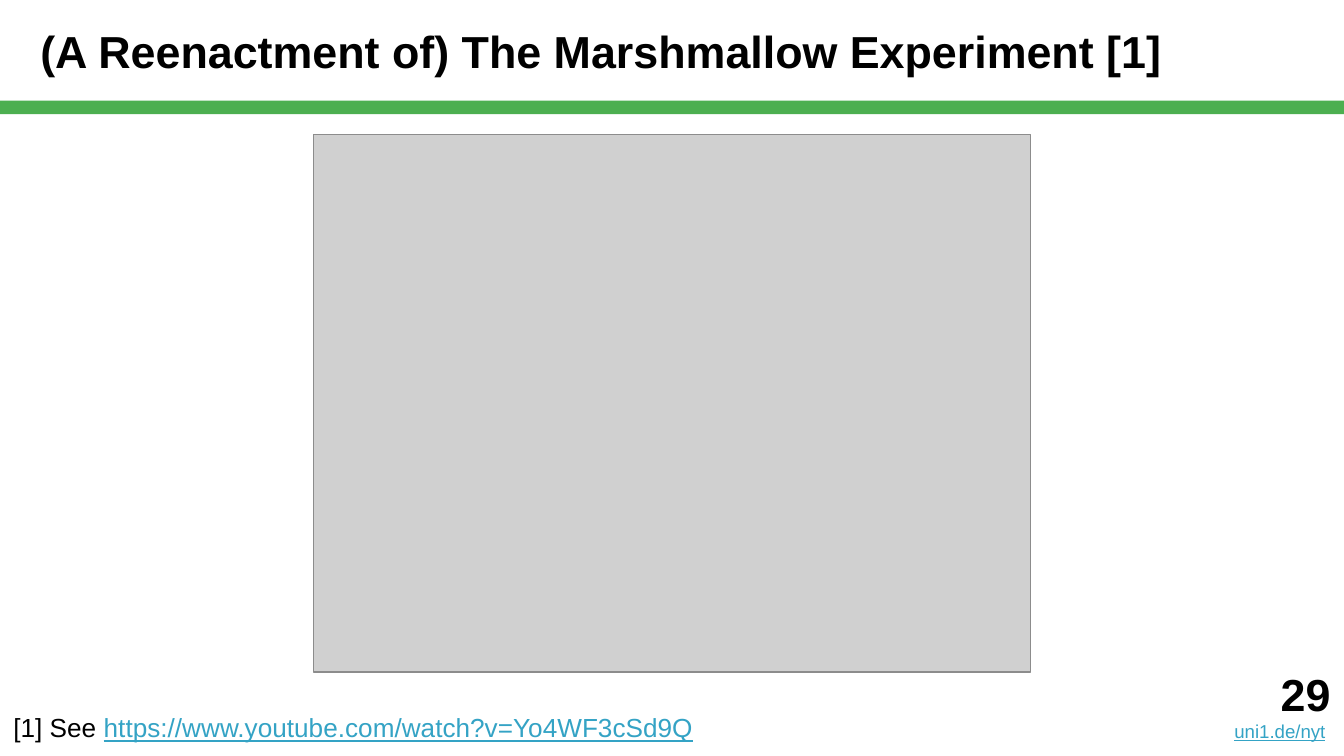
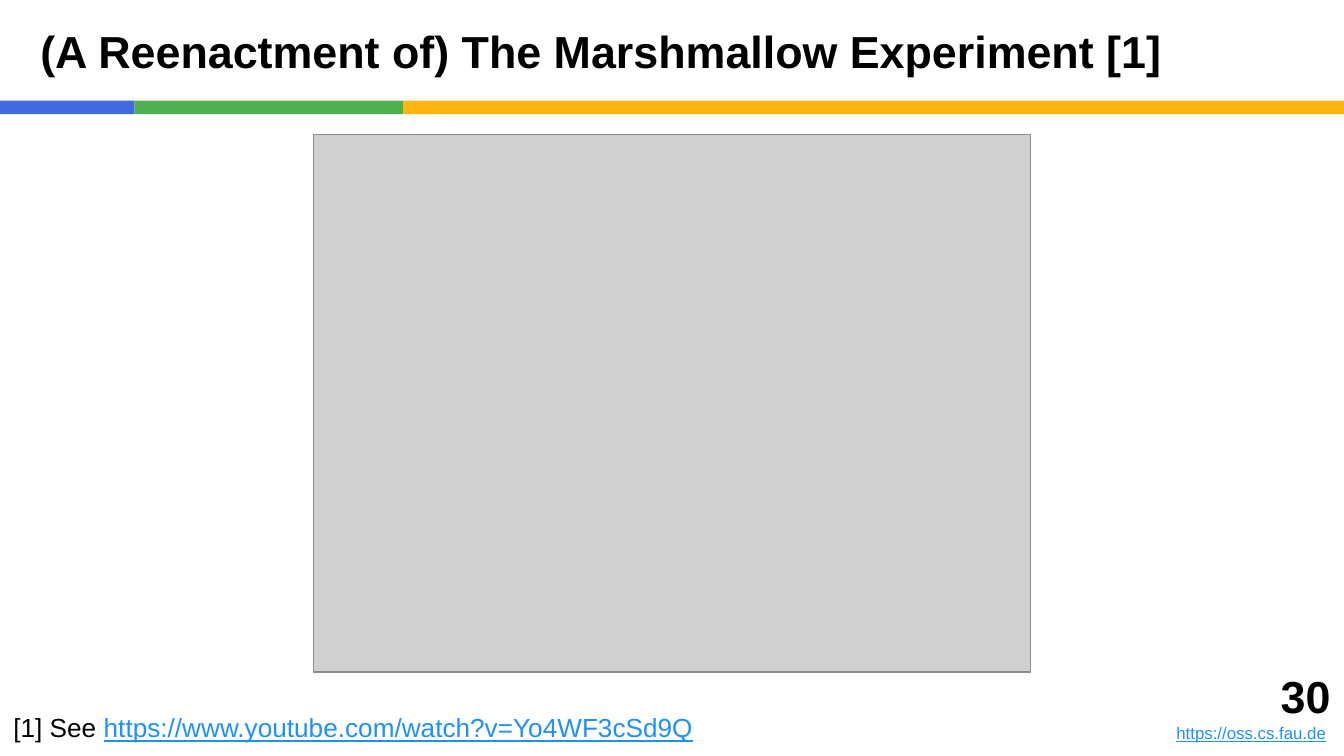
Before and after one commit to dirkriehle/nyt-course, a slide deck: slide 30 of Lecture slides/NYT B02 - Scientific Research.pptx (slide 29 before the commit). Drawn at 1344x756 pixels with LibreOffice and Linux fonts; fonts in the diff are those of the drawing; grey boxes stand for pictures. Boxes give left, top, right and bottom in pixels: in the first picture for what was removed or moved away, otherwise in the second. Text is boxed around its words. In the diff, an @@ line names an element or a change of style, - is before the commit and + after.

```diff
--- a/Lecture slides/NYT B02 - Scientific Research.pptx
+++ b/Lecture slides/NYT B02 - Scientific Research.pptx
@@ rectangle added at (0, 101, 134, 114), fill #4169E1 @@
@@ rectangle added at (134, 101, 403, 114), fill #4CAF50 @@
@@ rectangle: place and size @@
-rectangle at (0, 101, 1344, 114)
+rectangle at (403, 101, 1344, 114)
@@ rectangle at (403, 101, 1344, 114): fill #4CAF50 to #FEB612 @@
@@ text "[1] See https://www.youtube.com/watch?v=Yo4WF3cSd9Q" at (13, 718, 693, 743): text colour #34A3C5 to #1E90FF in "https://www.youtube.com/watch?v=Yo4WF3cSd9Q" @@
@@ text added at (1176, 681, 1331, 743), 9 pt, text #1E90FF, underline @@
+30
+https://oss.cs.fau.de
@@ text removed at (1234, 679, 1331, 742) @@
-29
-uni1.de/nyt
```
Also in this commit, not shown: 44 other slides changed, 1 slide added, 1 other file.
